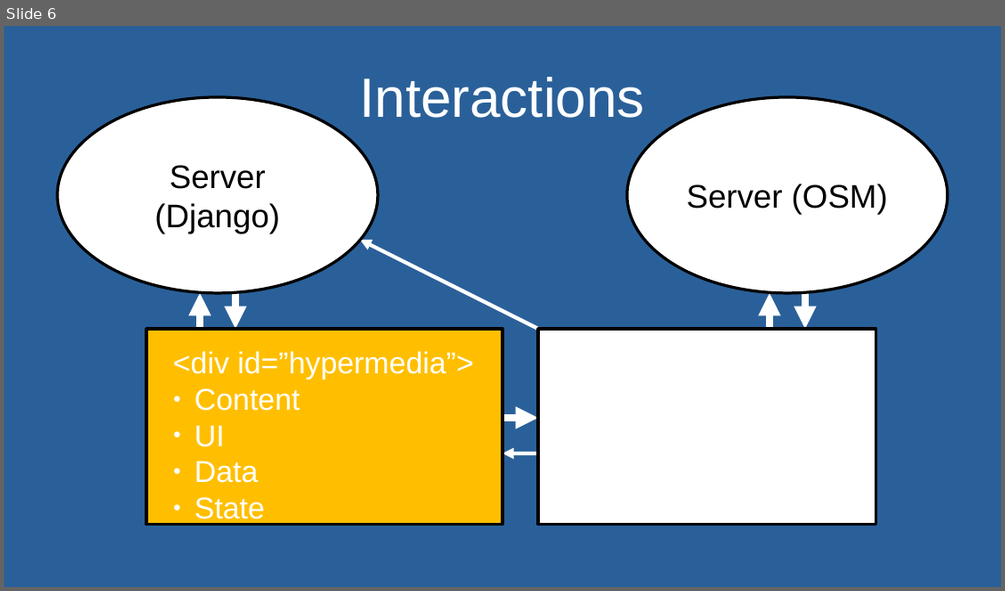
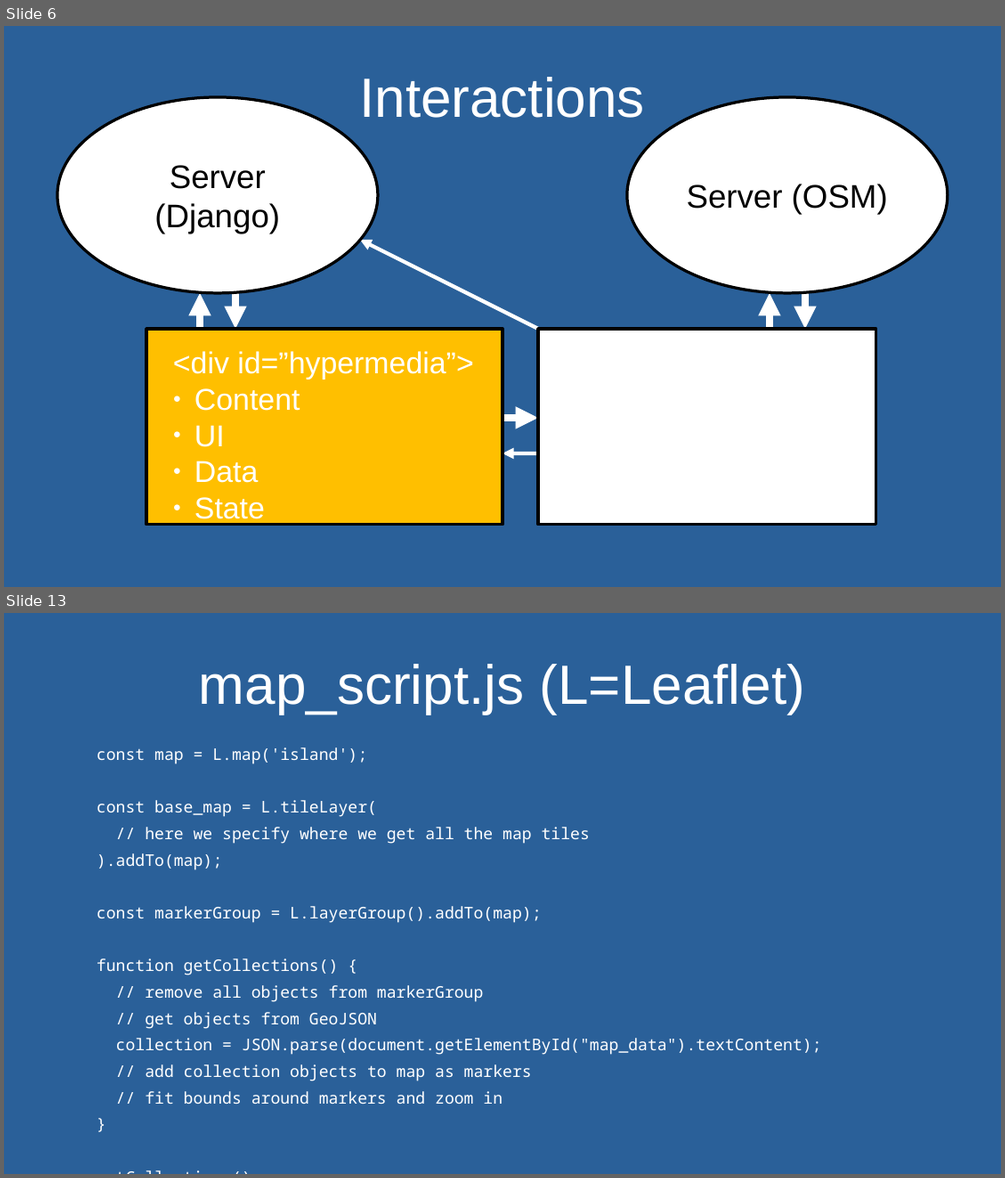
Before and after one commit to andywar65/map_swap_example, a slide deck: hypermedia_driven_maps.odp. Shown one above the other, each under a label of ours: slide 6 before the commit, slides 6 and 13 after it; the slides between them are not shown. The pictures are 1005x591 and 1005x1178 pixels, drawn with LibreOffice and Linux fonts; fonts in the diff are those of the drawing. Boxes give left, top, right and bottom in pixels: in the first picture for what was removed or moved away, otherwise in the second. Text is boxed around its words. In the diff, an @@ line names an element or a change of style, - is before the commit and + after.

```diff
--- a/hypermedia_driven_maps.odp
+++ b/hypermedia_driven_maps.odp
@@ slide 13 added at box(4, 613, 1001, 1174), background #2A6099 @@
@@ title added at box(199, 664, 805, 714), 44 pt, text #FFFFFF @@
+map_script.js (L=Leaflet)
@@ text added at box(97, 747, 822, 1103), 12.8 pt, text #FFFFFF @@
+const map = L.map('island');
+const base_map = L.tileLayer(
+// here we specify where we get all the map tiles
+).addTo(map);
+const markerGroup = L.layerGroup().addTo(map);
+function getCollections() {
+// remove all objects from markerGroup
+// get objects from GeoJSON
+collection = JSON.parse(document.getElementById("map_data").textContent);
+// add collection objects to map as markers
+// fit bounds around markers and zoom in
+}
+getCollections()
```
Also in this commit, not shown: 4 slides changed, 7 other slides added.
